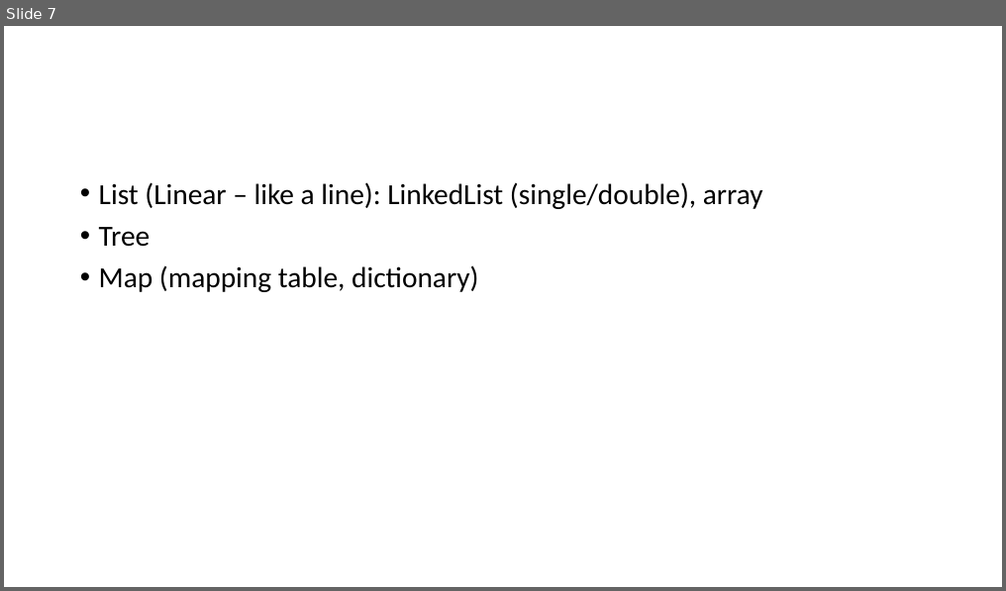
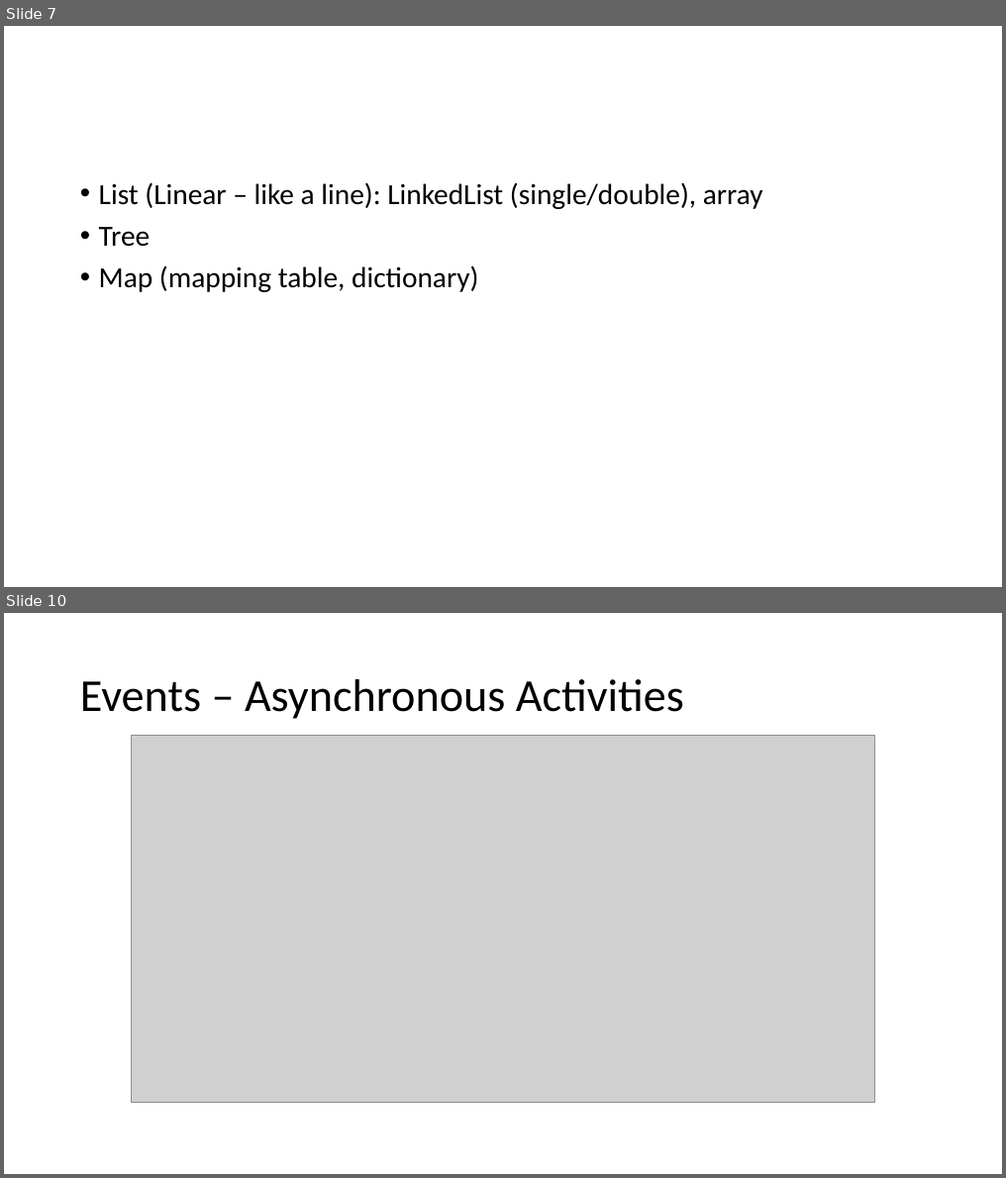
Before and after one commit to brianwhu/fun-in-js, a slide deck: documents/DataStructures.pptx. Shown one above the other, each under a label of ours: slide 7 before the commit, slides 7 and 10 after it; the slides between them are not shown. The pictures are 1006x591 and 1006x1178 pixels, drawn with LibreOffice and Linux fonts; fonts in the diff are those of the drawing; grey boxes stand for pictures. Boxes give left, top, right and bottom in pixels: in the first picture for what was removed or moved away, otherwise in the second. Text is boxed around its words. In the diff, an @@ line names an element or a change of style, - is before the commit and + after.

```diff
--- a/documents/DataStructures.pptx
+++ b/documents/DataStructures.pptx
@@ slide 10 added at (x1=4, y1=613, x2=1002, y2=1174), background #FFFFFF @@
@@ title added at (x1=80, y1=679, x2=684, y2=719), 44 pt, text #000000 @@
+Events – Asynchronous Activities
@@ picture added at (x1=132, y1=735, x2=874, y2=1103) @@
```
Also in this commit, not shown: 17 other slides added, 6 other files.
